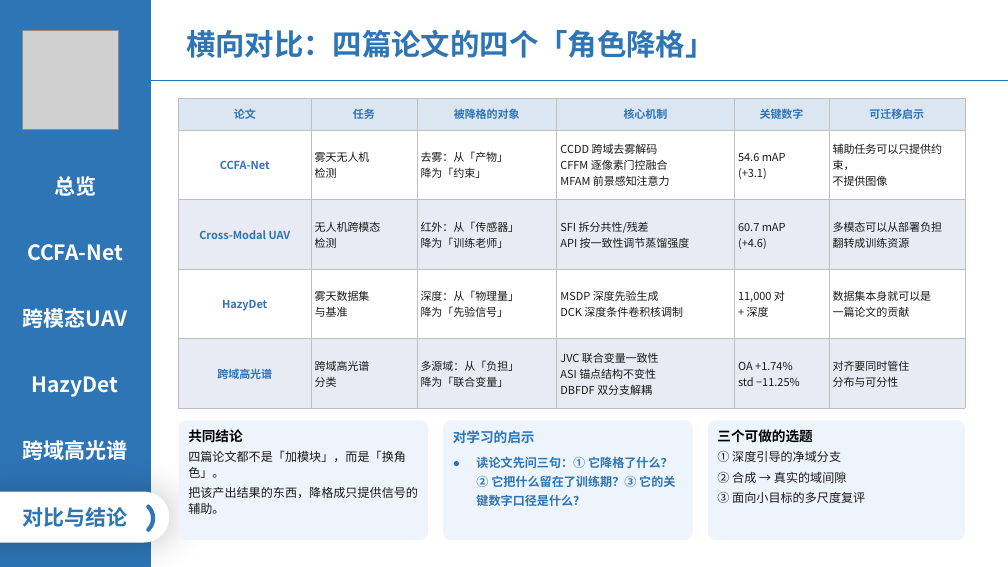
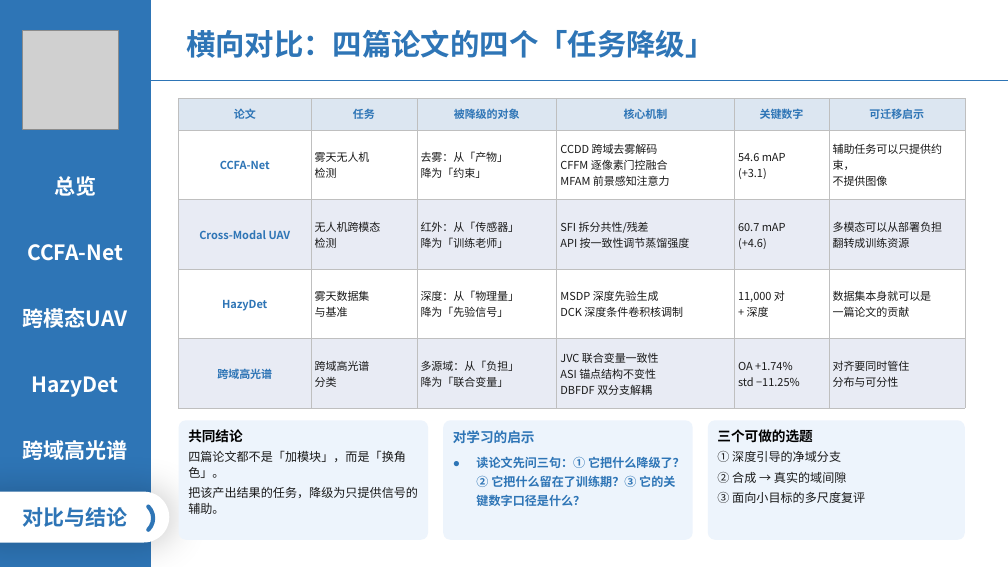
Before and after one commit to 139876/paper-notes, a slide deck: slide 15 of 论文精读/3-HazyDet精读/附件/四篇论文-组会汇报.pptx. Drawn at 1008x567 pixels with LibreOffice and Linux fonts; fonts in the diff are those of the drawing; grey boxes stand for pictures. Boxes give left, top, right and bottom in pixels: in the first picture for what was removed or moved away, otherwise in the second. Text is boxed around its words. In the diff, an @@ line names an element or a change of style, - is before the commit and + after.

```diff
--- a/论文精读/3-HazyDet精读/附件/四篇论文-组会汇报.pptx
+++ b/论文精读/3-HazyDet精读/附件/四篇论文-组会汇报.pptx
@@ text at <box>186,30,714,58</box>: text changed @@
-横向对比：四篇论文的四个「角色降格」
+横向对比：四篇论文的四个「任务降级」
@@ table at <box>178,98,965,410</box> @@
-row 1, column 3: 被降格的对象
+row 1, column 3: 被降级的对象
@@ text in rounded rectangle at <box>476,456,685,506</box>: text changed @@
-● 读论文先问三句：① 它降格了什么？② 它把什么留在了训练期？③ 它的关键数字口径是什么？
+● 读论文先问三句：① 它把什么降级了？② 它把什么留在了训练期？③ 它的关键数字口径是什么？
@@ text in rounded rectangle at <box>188,487,418,514</box>: text changed @@
-把该产出结果的东西，降格成只提供信号的辅助。
+把该产出结果的任务，降级为只提供信号的辅助。
```
Also in this commit, not shown: 3 other slides changed.
